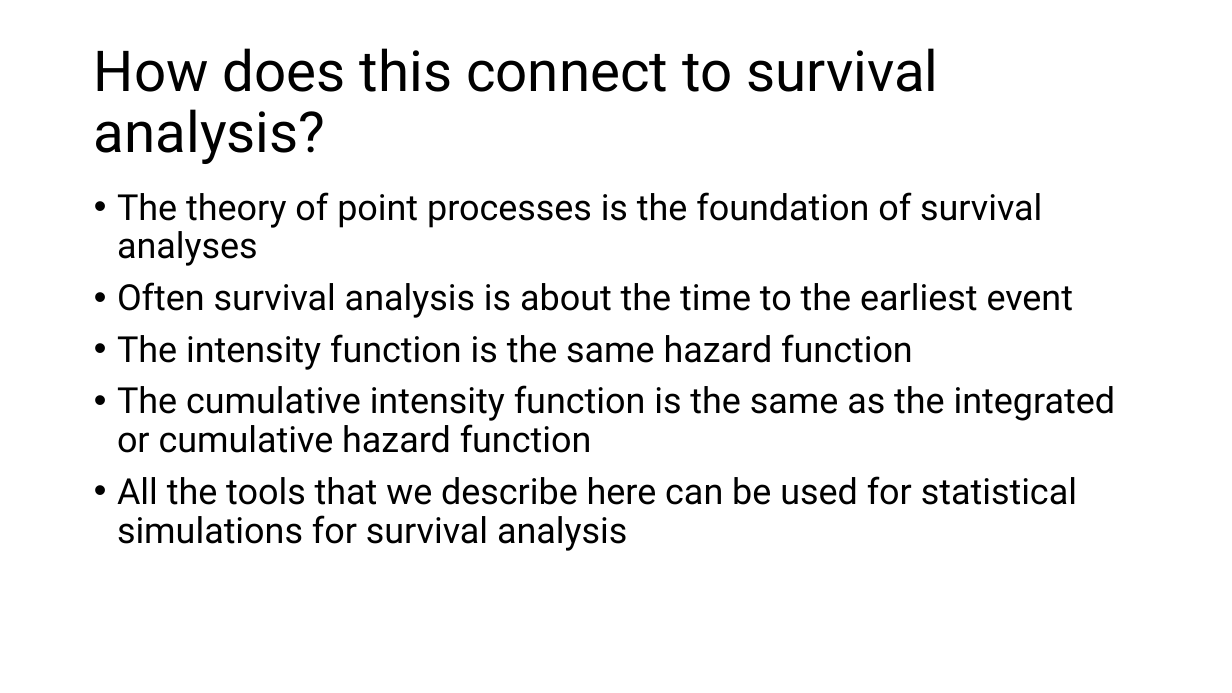
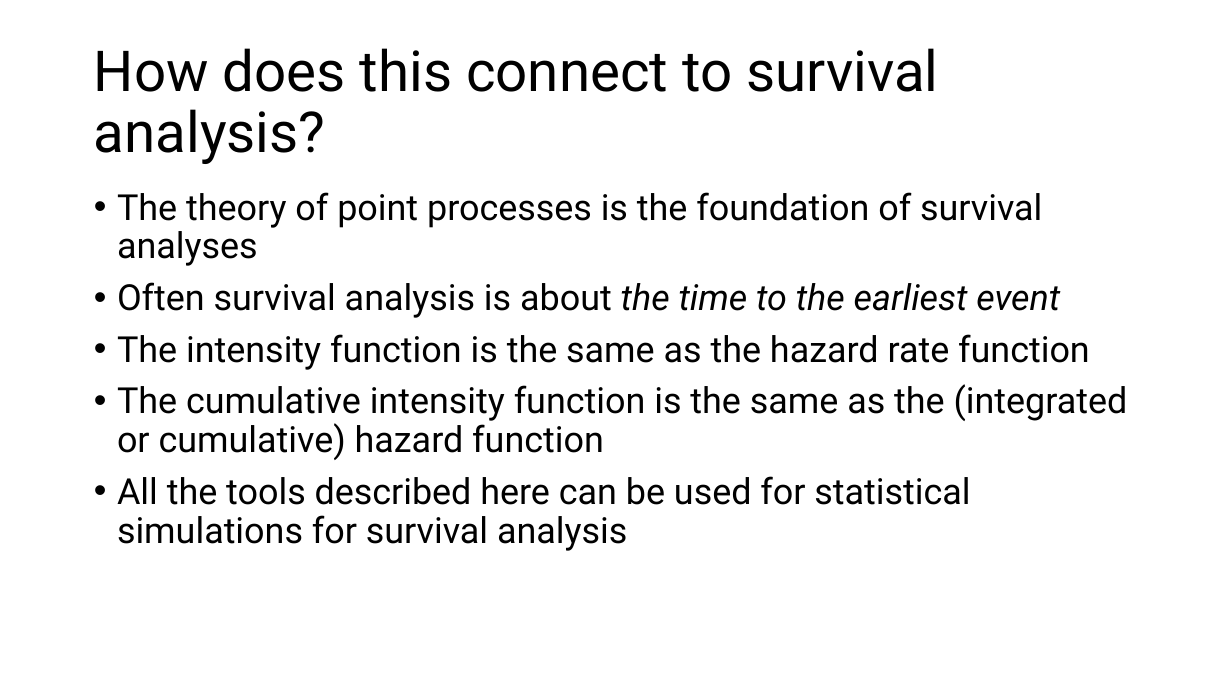
Before and after one commit to ttrikalin/des-R-course, a slide deck: slide 32 of 2026_SMDM/02_Theory.pptx (slide 34 before the commit). Drawn at 1232x693 pixels with LibreOffice and Linux fonts; fonts in the diff are those of the drawing. Boxes give left, top, right and bottom in pixels: in the first picture for what was removed or moved away, otherwise in the second. Text is boxed around its words. In the diff, an @@ line names an element or a change of style, - is before the commit and + after.

Commit message:
updated slides

```diff
--- a/2026_SMDM/02_Theory.pptx
+++ b/2026_SMDM/02_Theory.pptx
@@ text at <box>117,282,1060,318</box>: italic on in "the time to the earliest event" @@
@@ text at <box>117,334,1128,551</box>: text changed @@
-• The intensity function is the same hazard function
-• The cumulative intensity function is the same as the integrated or cumulative hazard function
-• All the tools that we describe here can be used for statistical simulations for survival analysis
+• The intensity function is the same as the hazard rate function
+• The cumulative intensity function is the same as the (integrated or cumulative) hazard function
+• All the tools described here can be used for statistical simulations for survival analysis
```
Also in this commit, not shown: 4 other slides changed, 2 slides added, 1 slide removed, 9 other files.
